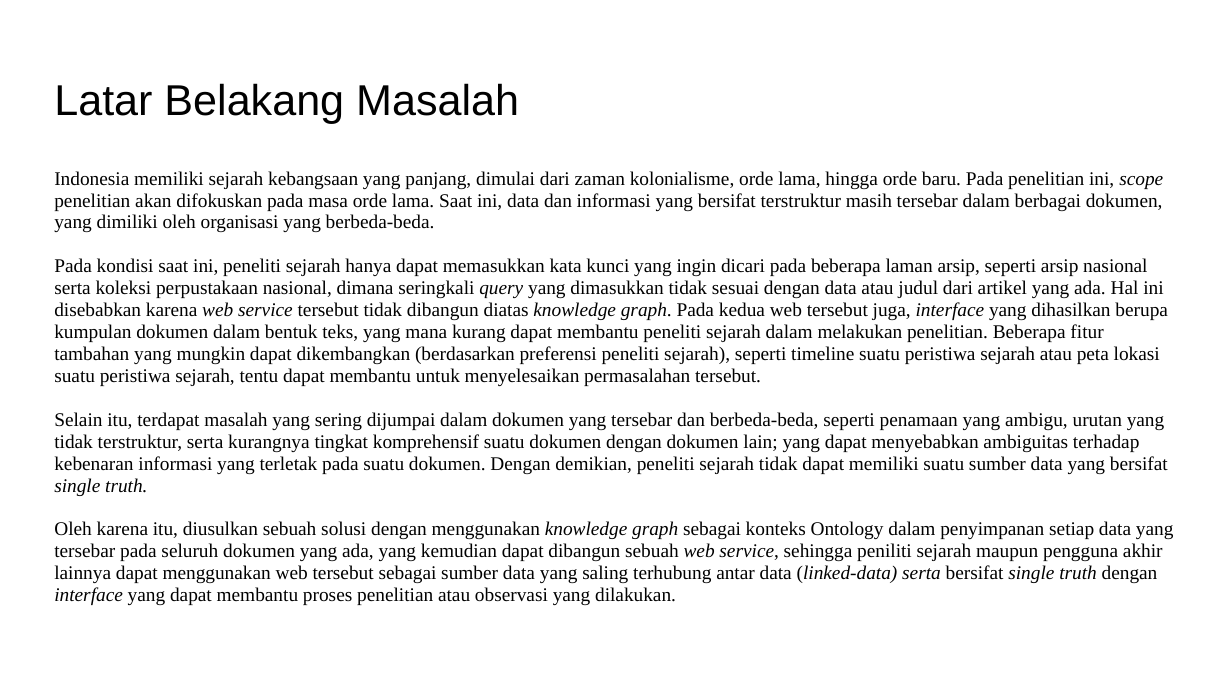
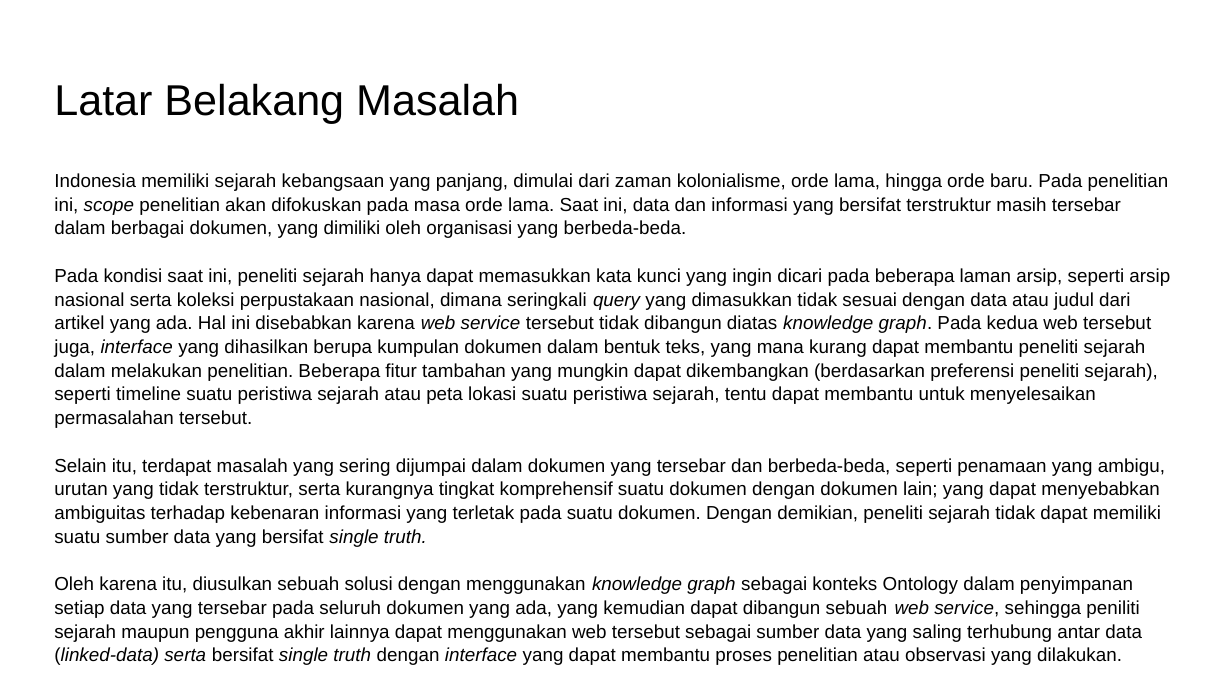
Before and after one commit to rcsenlia/Ontologi-Sejarah-Indonesia, a slide deck: slide 3 of MichaelDawBalma/Proposal TA - Michael Daw Balma - 2006520746.pptx. Drawn at 1232x693 pixels with LibreOffice and Linux fonts; fonts in the diff are those of the drawing. Boxes give left, top, right and bottom in pixels: in the first picture for what was removed or moved away, otherwise in the second. Text is boxed around its words. In the diff, an @@ line names an element or a change of style, - is before the commit and + after.

```diff
--- a/MichaelDawBalma/Proposal TA - Michael Daw Balma - 2006520746.pptx
+++ b/MichaelDawBalma/Proposal TA - Michael Daw Balma - 2006520746.pptx
@@ text "Indonesia memiliki sejarah kebangsaan yang ..." at (54,173,1170,665): size 11.2 to 11 pt, font Times New Roman to Arial; line spacing 0.95 to 1.05 @@
```
Also in this commit, not shown: 3 other slides changed.
